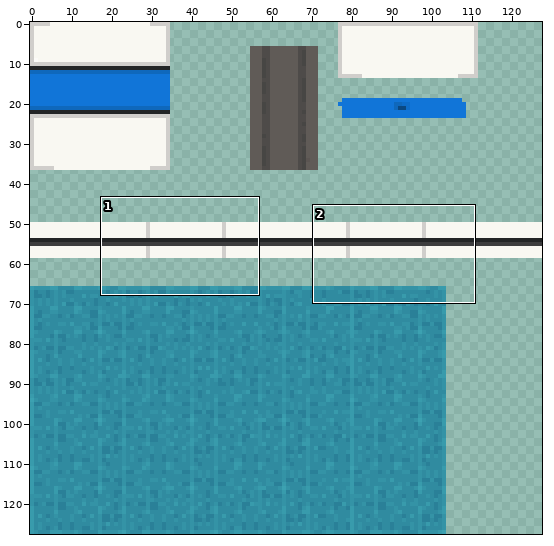
A sprite sheet gets an edit: assets/epcot/textures/ride/mnrl/monorail_texture.png. Above: a wide view before the commit, with the close-up outlined.
Close-up. Before:
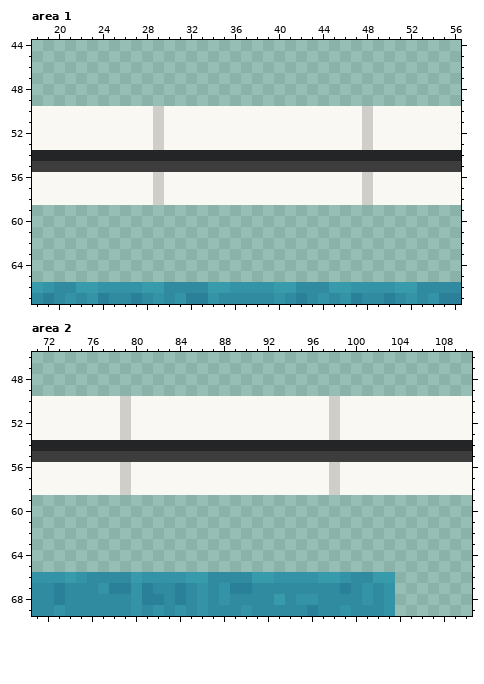
The file is 128x128 pixels. Colours within 5 levels of each other are drawn and written as one. Shown: area 1: x 18..56, y 44..67; area 2: x 71..110, y 46..69.
New version:
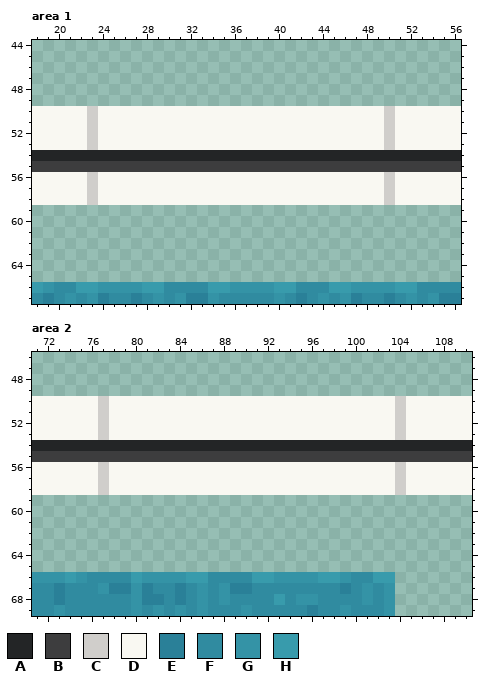
Palette (. is transparent): A #232526  B #3d3d3e  C #d0cecb  D #f9f8f2  E #2a8098  F #308ba0  G #3493a6  H #389bac
Changes in this commit:
--- area 1
@@ x 18..56 @@
 49 .......................................
-50 DDDDDDDDDDDCDDDDDDDDDDDDDDDDDDCDDDDDDDD
-51 DDDDDDDDDDDCDDDDDDDDDDDDDDDDDDCDDDDDDDD
-52 DDDDDDDDDDDCDDDDDDDDDDDDDDDDDDCDDDDDDDD
-53 DDDDDDDDDDDCDDDDDDDDDDDDDDDDDDCDDDDDDDD
+50 DDDDDCDDDDDDDDDDDDDDDDDDDDDDDDDDCDDDDDD
+51 DDDDDCDDDDDDDDDDDDDDDDDDDDDDDDDDCDDDDDD
+52 DDDDDCDDDDDDDDDDDDDDDDDDDDDDDDDDCDDDDDD
+53 DDDDDCDDDDDDDDDDDDDDDDDDDDDDDDDDCDDDDDD
 54 AAAAAAAAAAAAAAAAAAAAAAAAAAAAAAAAAAAAAAA
 55 BBBBBBBBBBBBBBBBBBBBBBBBBBBBBBBBBBBBBBB
-56 DDDDDDDDDDDCDDDDDDDDDDDDDDDDDDCDDDDDDDD
-57 DDDDDDDDDDDCDDDDDDDDDDDDDDDDDDCDDDDDDDD
-58 DDDDDDDDDDDCDDDDDDDDDDDDDDDDDDCDDDDDDDD
+56 DDDDDCDDDDDDDDDDDDDDDDDDDDDDDDDDCDDDDDD
+57 DDDDDCDDDDDDDDDDDDDDDDDDDDDDDDDDCDDDDDD
+58 DDDDDCDDDDDDDDDDDDDDDDDDDDDDDDDDCDDDDDD
 59 .......................................
--- area 2
@@ x 71..110 @@
 49 ........................................
-50 DDDDDDDDCDDDDDDDDDDDDDDDDDDCDDDDDDDDDDDD
-51 DDDDDDDDCDDDDDDDDDDDDDDDDDDCDDDDDDDDDDDD
-52 DDDDDDDDCDDDDDDDDDDDDDDDDDDCDDDDDDDDDDDD
-53 DDDDDDDDCDDDDDDDDDDDDDDDDDDCDDDDDDDDDDDD
+50 DDDDDDCDDDDDDDDDDDDDDDDDDDDDDDDDDCDDDDDD
+51 DDDDDDCDDDDDDDDDDDDDDDDDDDDDDDDDDCDDDDDD
+52 DDDDDDCDDDDDDDDDDDDDDDDDDDDDDDDDDCDDDDDD
+53 DDDDDDCDDDDDDDDDDDDDDDDDDDDDDDDDDCDDDDDD
 54 AAAAAAAAAAAAAAAAAAAAAAAAAAAAAAAAAAAAAAAA
 55 BBBBBBBBBBBBBBBBBBBBBBBBBBBBBBBBBBBBBBBB
-56 DDDDDDDDCDDDDDDDDDDDDDDDDDDCDDDDDDDDDDDD
-57 DDDDDDDDCDDDDDDDDDDDDDDDDDDCDDDDDDDDDDDD
-58 DDDDDDDDCDDDDDDDDDDDDDDDDDDCDDDDDDDDDDDD
+56 DDDDDDCDDDDDDDDDDDDDDDDDDDDDDDDDDCDDDDDD
+57 DDDDDDCDDDDDDDDDDDDDDDDDDDDDDDDDDCDDDDDD
+58 DDDDDDCDDDDDDDDDDDDDDDDDDDDDDDDDDCDDDDDD
 59 ........................................
Boxes around the changes in both close-ups, in picture pixels (x1, y1, x2, y2):
changed: (87, 106, 98, 205)
changed: (153, 106, 164, 205)
changed: (362, 106, 395, 205)
changed: (98, 396, 131, 495)
changed: (329, 396, 340, 495)
changed: (395, 396, 406, 495)
